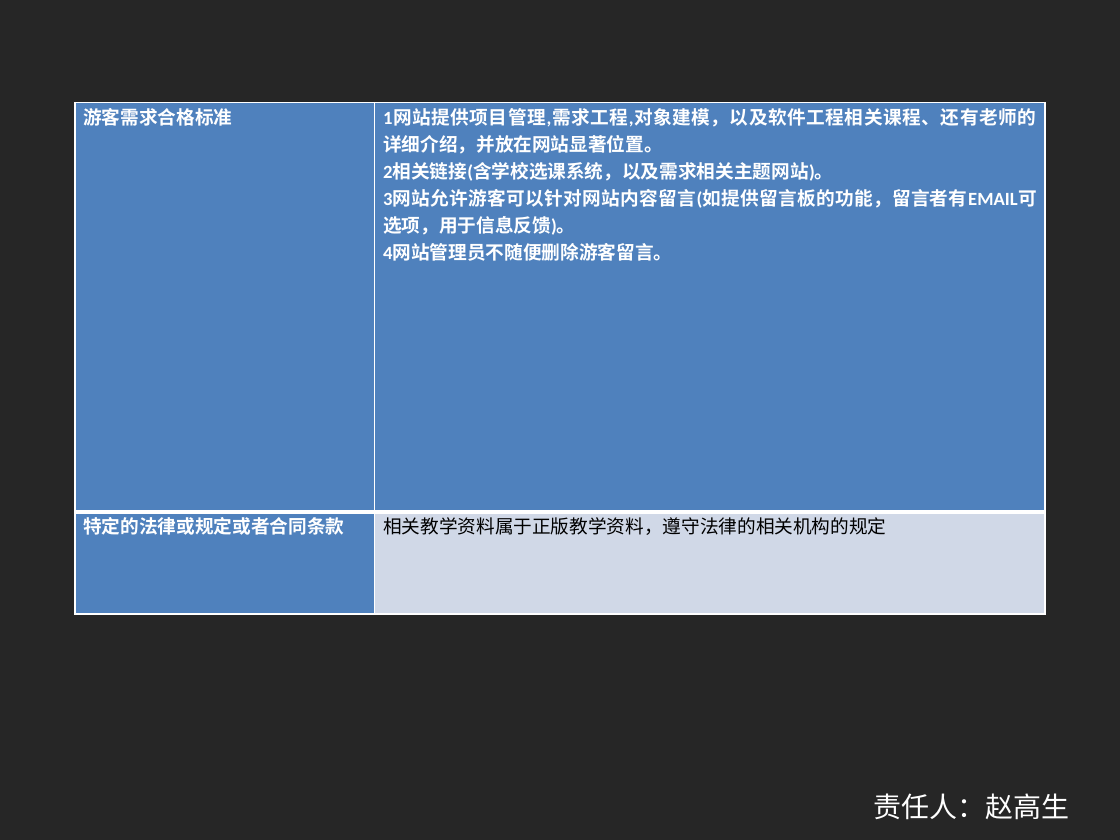
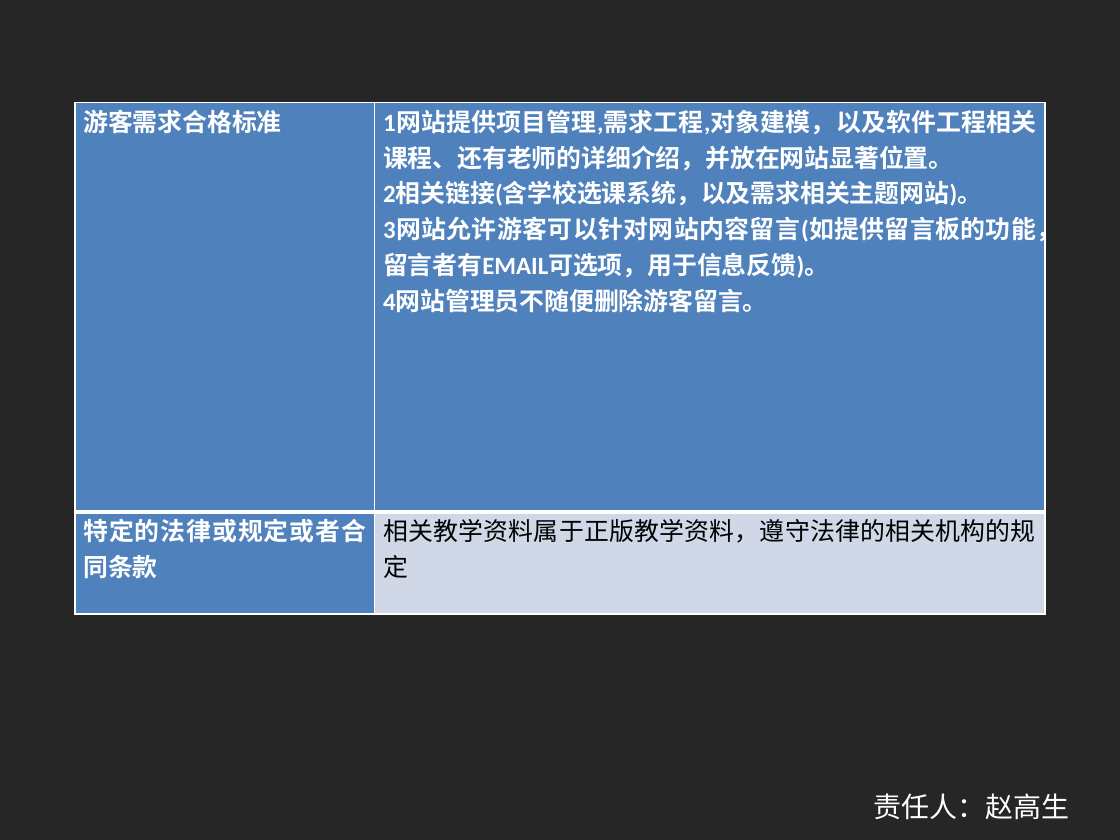
Before and after one commit to shangzhaoxiaozi/PRD-21, a slide deck: slide 20 of PRD-21-C2/非受控文档/项目评审文档/需求工程计划.pptx. Drawn at 1120x840 pixels with LibreOffice and Linux fonts; fonts in the diff are those of the drawing. Boxes give left, top, right and bottom in pixels: in the first picture for what was removed or moved away, otherwise in the second. Text is boxed around its words. In the diff, an @@ line names an element or a change of style, - is before the commit and + after.

```diff
--- a/PRD-21-C2/非受控文档/项目评审文档/需求工程计划.pptx
+++ b/PRD-21-C2/非受控文档/项目评审文档/需求工程计划.pptx
@@ table at box(75, 103, 1045, 615) @@
@@ size 12 to 16 pt @@
```
Also in this commit, not shown: 2 other slides changed.
